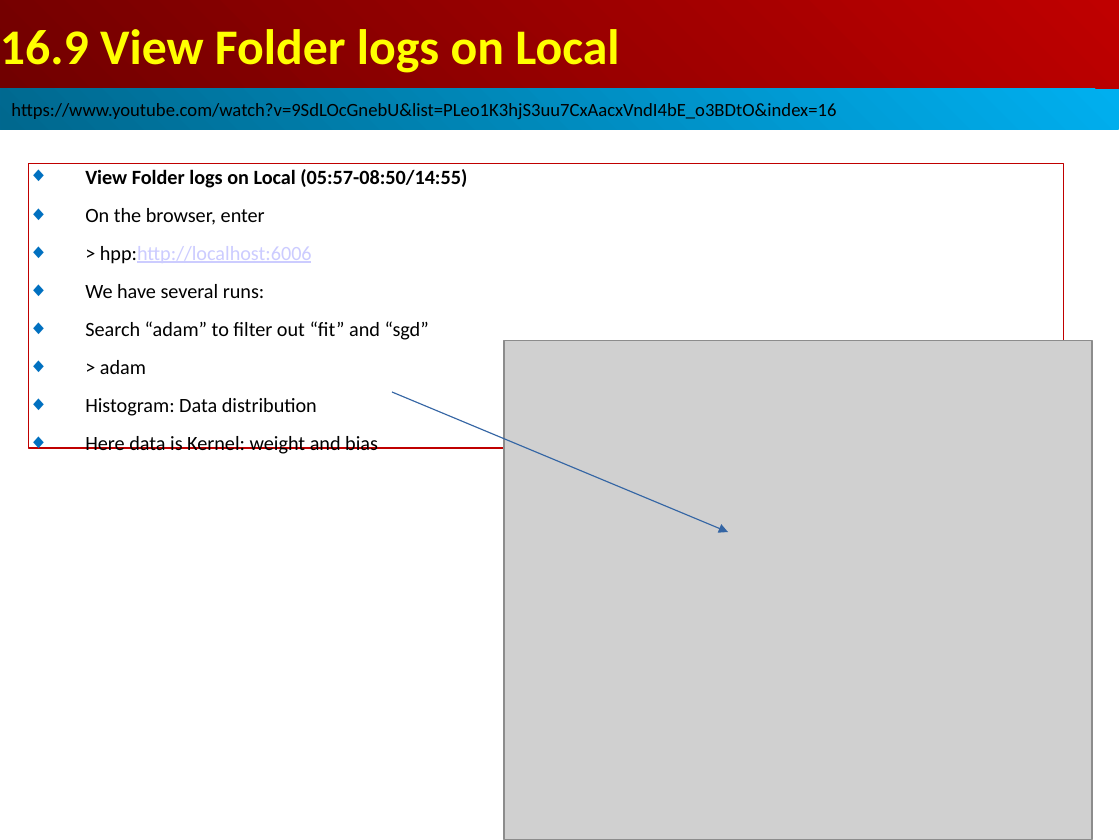
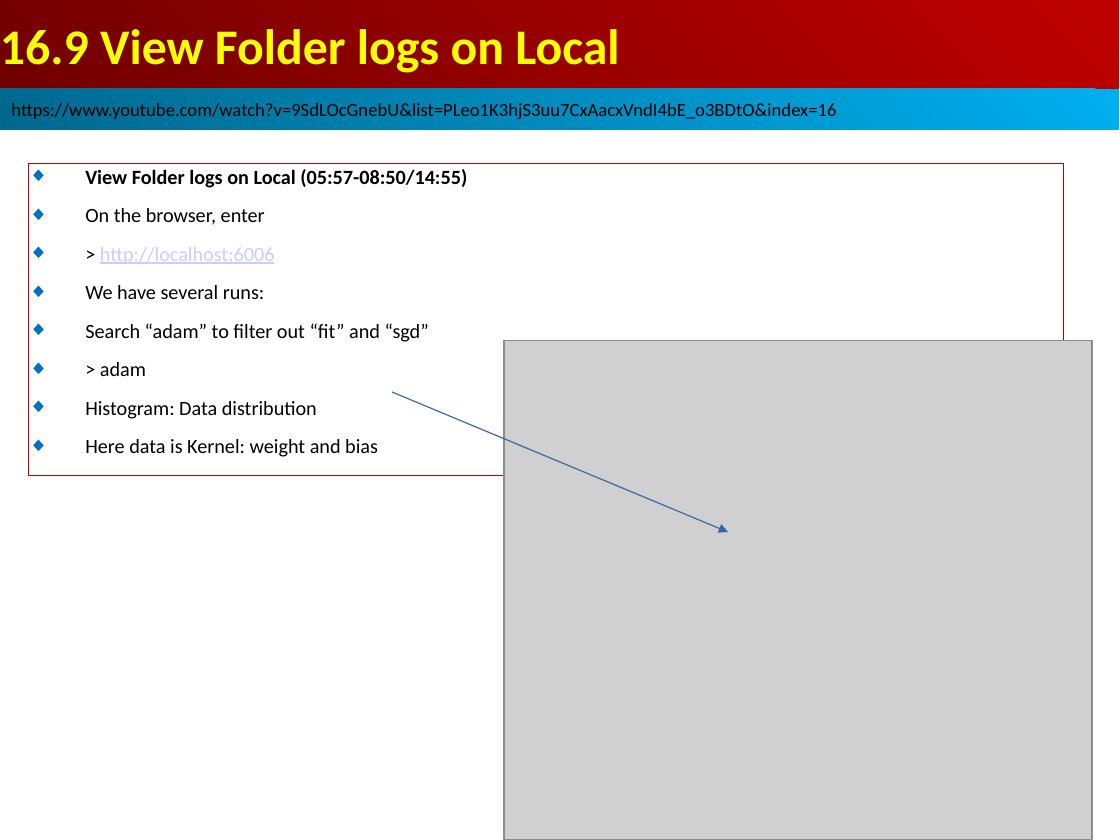
Before and after one commit to peterhchen/AIU_CS512_DL, a slide deck: slide 34 of 000_Lecture_Project/week06/01_Lecture/16_TB.ppt. Drawn at 1120x840 pixels with LibreOffice and Linux fonts; fonts in the diff are those of the drawing; grey boxes stand for pictures. Boxes give left, top, right and bottom in pixels: in the first picture for what was removed or moved away, otherwise in the second. Text is boxed around its words. In the diff, an @@ line names an element or a change of style, - is before the commit and + after.

```diff
--- a/000_Lecture_Project/week06/01_Lecture/16_TB.ppt
+++ b/000_Lecture_Project/week06/01_Lecture/16_TB.ppt
@@ rectangle "View Folder logs on Local ..." resized from (x1=28, y1=164, x2=1064, y2=448) to (x1=28, y1=164, x2=1064, y2=476) @@
@@ text in rectangle at (x1=100, y1=247, x2=275, y2=264): text changed @@
-◆ > hpp:http://localhost:6006
+◆ > http://localhost:6006
```
Also in this commit, not shown: 3 other slides changed, 2 other files.
